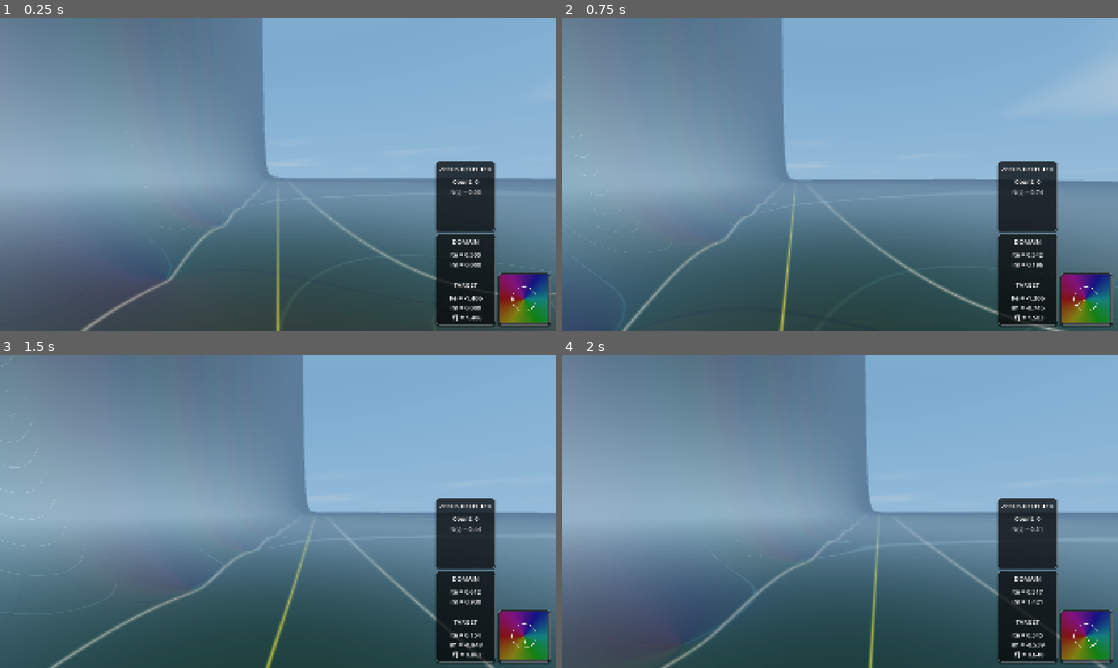
Above: before the commit, frames 1-4 (two rows, left to right).
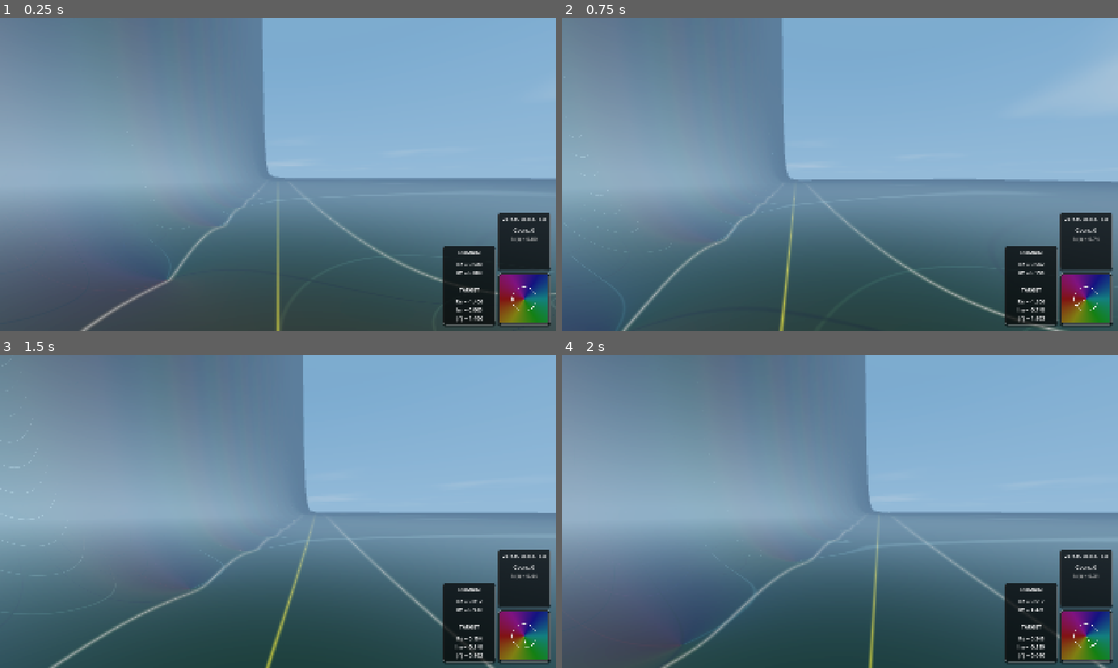
Above: after the commit, the same moments.

Repository: allanino/complex-functions-explorer
Game: Godot game, scene res://core/main.tscn
Same seed, same stepped clock (60 frames per second), same inputs: the game is played once before the commit and once after it.
Inputs (mouse positions are in pixels of both pictures, inside the frame that each line leads up to):
- Up to frame 1 (0.25 s): no input
- Up to frame 2 (0.75 s): tap Enter at 0.5 s; move the mouse to (867, 174) at 0.52 s; hold W (move_forward) from 0.53 s (still down); tap G at 0.6 s
- Up to frame 3 (1.5 s): keep holding W (move_forward); tap Space at 0.77 s; move the mouse to (250, 511) at 1.27 s; tap N at 1.35 s
- Up to frame 4 (2 s): keep holding W (move_forward); tap Space at 1.52 s

The runs differ from the first frame. In frame 1, 5.5% of the frame differs, in the area x 78-100%, y 45-99%; in frame 2, 5.6%; in frame 3, 5.6%; in frame 4, 5.5%.

Commit message:
Make HUD and Menu UI scaling 1:1 consistent
Removed the arbitrary scaling multipliers (`* 1.2` for HUD and `* (130.0 / 150.0)` for menus) from `ui/main_ui.gd` so that the configuration scaling sliders map 1:1 to actual UI sizes.

Updated `ui/main_ui.tscn` to set the base font size for HUD elements to `18` to perfectly match the menu tabs base font size.

Updated the dynamic minimum width constraints in `ui/main_ui.gd` from 150 to 180 (previously compensated by the 1.2 multiplier, $150 \times 1.2 = 180$) to maintain structural layout fidelity without using hidden scaling factors.

Co-authored-by: allanino <5325241+allanino@users.noreply.github.com>

Diff:
--- a/ui/main_ui.gd
+++ b/ui/main_ui.gd
@@ -1132,7 +1132,7 @@
 
 	var cards = [complex_panel, info_panel, monitor_panel, zeros_panel, perf_label]
 
-	var actual_hud_scale = Config.hud_scale * 1.2
+	var actual_hud_scale = Config.hud_scale
 
 	# Always rescale all cards to ensure their combined_minimum_size is correct for height check
 	for card in cards:
@@ -1149,8 +1149,8 @@
 	_last_hud_state = current_state
 
 	# Scale stack widths to accommodate wider fonts
-	hud_stack_right.custom_minimum_size.x = 150 * actual_hud_scale
-	hud_stack_left.custom_minimum_size.x = 150 * actual_hud_scale
+	hud_stack_right.custom_minimum_size.x = 180 * actual_hud_scale
+	hud_stack_left.custom_minimum_size.x = 180 * actual_hud_scale
 
 	var available_height = get_viewport().size.y - 40
 	var current_height = 0.0
@@ -1219,7 +1219,7 @@
 			# Only scale custom minimum size for specific panels to maintain layout proportions
 			if node.name == "ComplexAspect":
 				if not node.has_meta("base_min_size"):
-					node.set_meta("base_min_size", Vector2(150, 150))
+					node.set_meta("base_min_size", Vector2(180, 180))
 				node.custom_minimum_size = node.get_meta("base_min_size") * _scale
 			elif node.name == "ZerosPanel" or node.name == "InfoPanel":
 				if not node.has_meta("base_min_size"):
@@ -1387,7 +1387,7 @@
 		return
 	main_menu_panel.set_meta("last_applied_menu_scale", _scale)
 
-	var actual_scale = _scale * (130.0 / 150.0)
+	var actual_scale = _scale
 
 	var stack = []
 	if main_menu_panel: stack.push_back(main_menu_panel)
